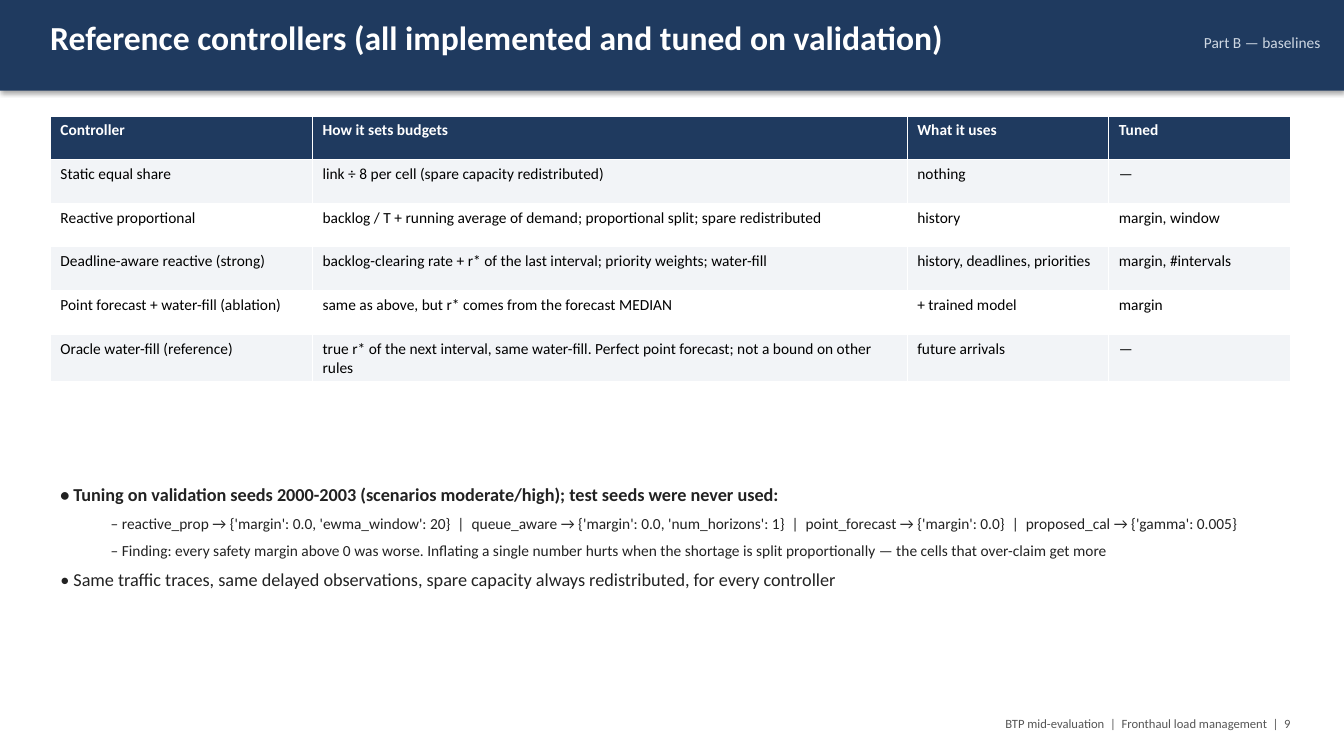
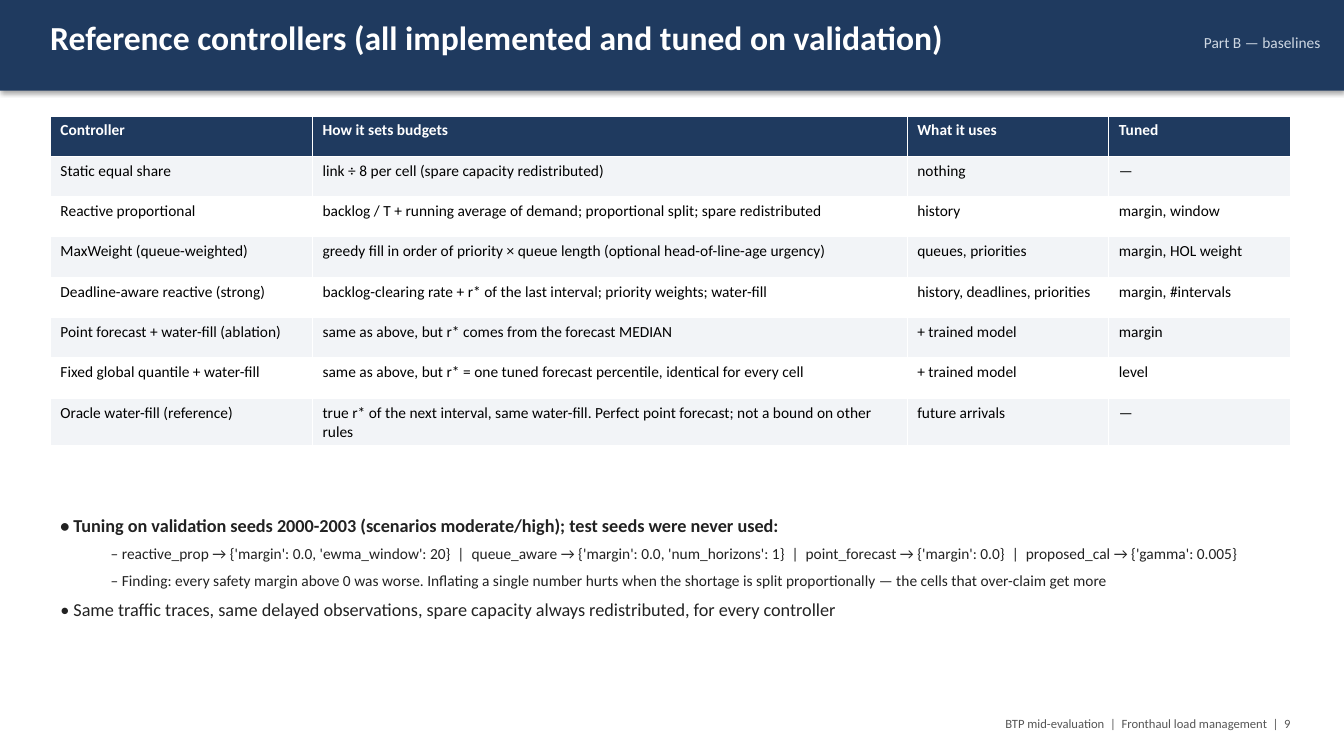
Before and after one commit to Harshvardhan-To1/BTP, a slide deck: slide 9 of docs/fhlm/BTP_midterm_fronthaul_load_management.pptx. Drawn at 1344x756 pixels with LibreOffice and Linux fonts; fonts in the diff are those of the drawing. Boxes give left, top, right and bottom in pixels: in the first picture for what was removed or moved away, otherwise in the second. Text is boxed around its words. In the diff, an @@ line names an element or a change of style, - is before the commit and + after.

```diff
--- a/docs/fhlm/BTP_midterm_fronthaul_load_management.pptx
+++ b/docs/fhlm/BTP_midterm_fronthaul_load_management.pptx
@@ table at (50,116,1291,441) @@
+row 4: MaxWeight (queue-weighted) | greedy fill in order of priority × queue length (optional head-of-line-age urgency) | queues, priorities | margin, HOL weight
+row 7: Fixed global quantile + water-fill | same as above, but r* = one tuned forecast percentile, identical for every cell | + trained model | level
@@ text "• Tuning on validation seeds ...": place and size @@
-text "• Tuning on validation seeds ..." at (73,487,1237,589)
+text "• Tuning on validation seeds ..." at (73,518,1237,619)
```
Also in this commit, not shown: 8 other slides changed, 6 other files.
